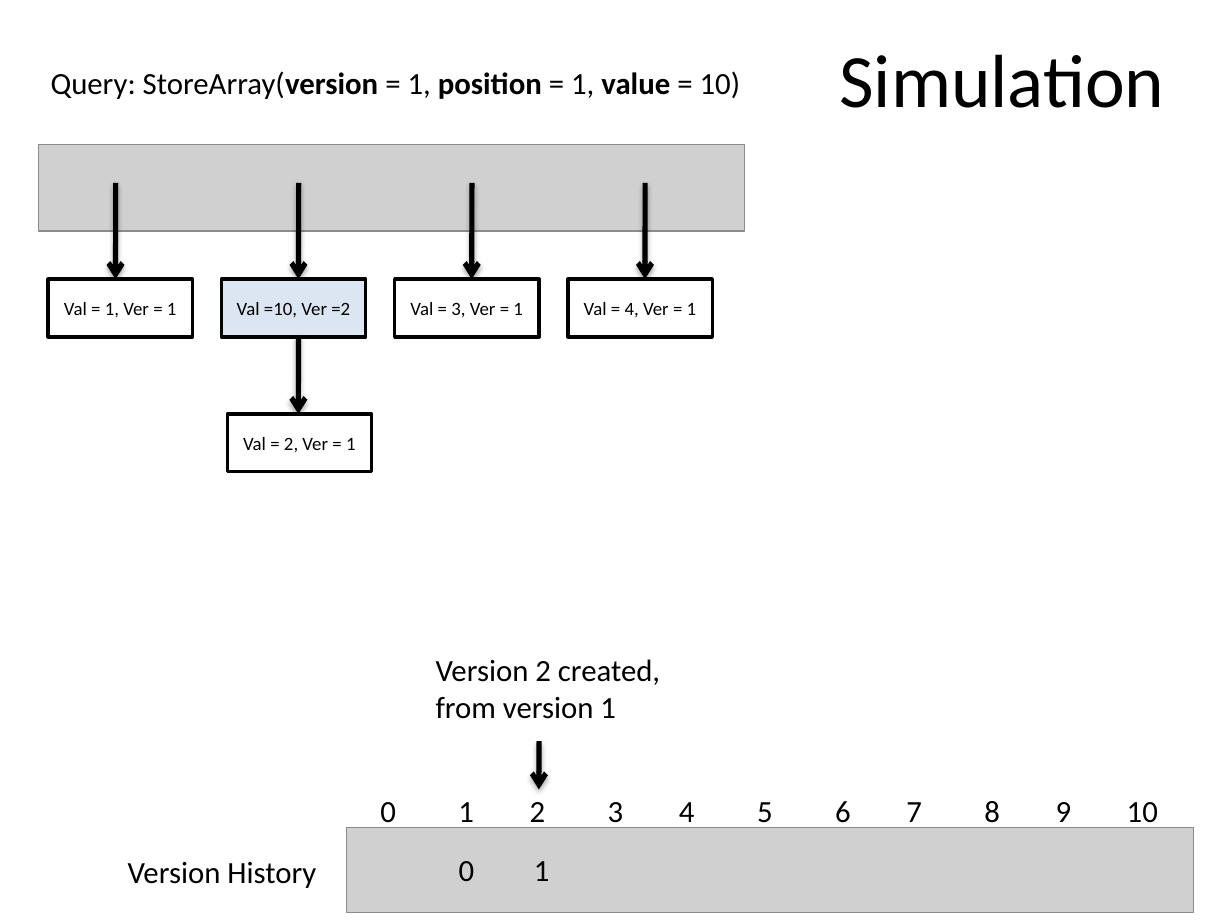
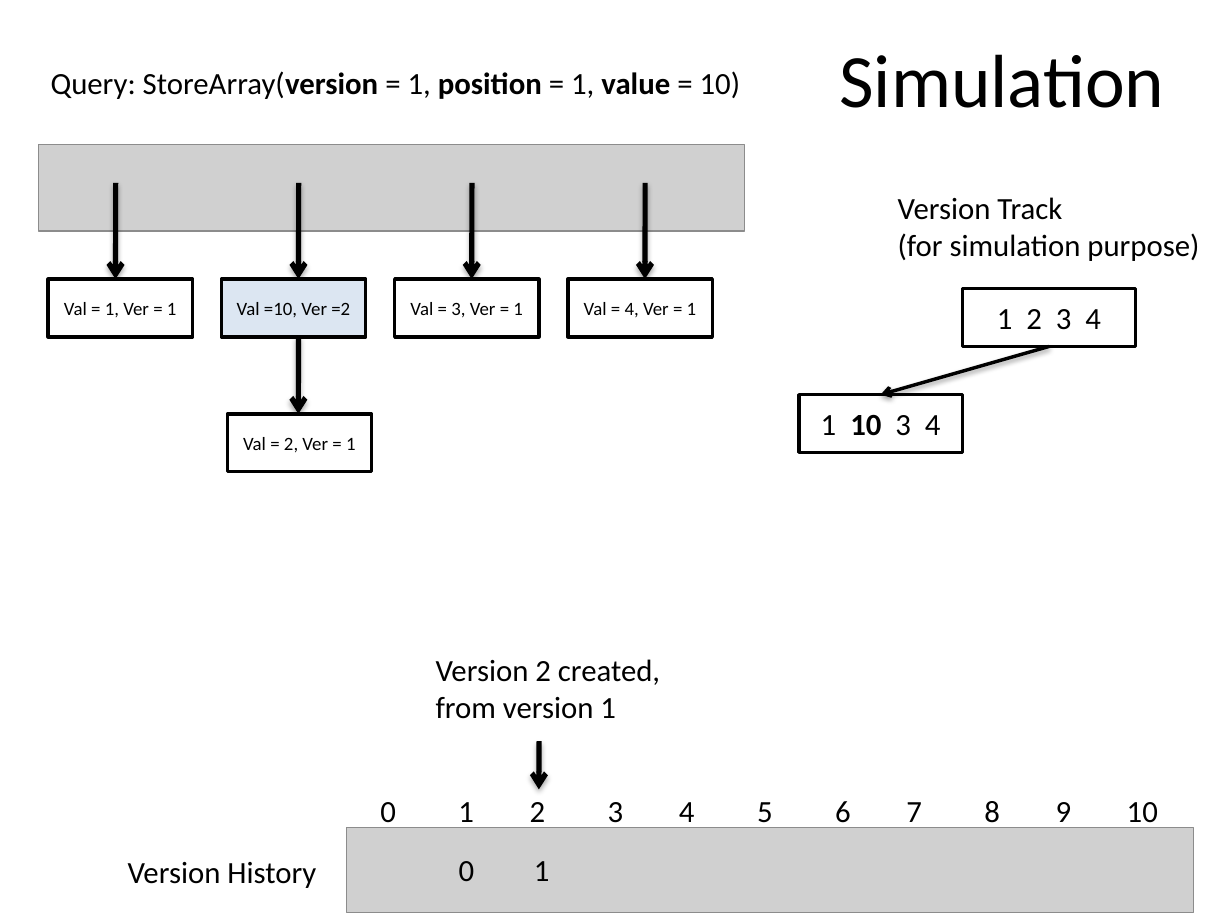
Before and after one commit to SirArthur7/PersistantDataStructure, a slide deck: slide 16 of Kanko/Persistent Array.pptx (slide 14 before the commit). Drawn at 1232x924 pixels with LibreOffice and Linux fonts; fonts in the diff are those of the drawing; grey boxes stand for pictures. Boxes give left, top, right and bottom in pixels: in the first picture for what was removed or moved away, otherwise in the second. Text is boxed around its words. In the diff, an @@ line names an element or a change of style, - is before the commit and + after.

```diff
--- a/Kanko/Persistent Array.pptx
+++ b/Kanko/Persistent Array.pptx
@@ text added at <box>898,197,1199,261</box>, 18 pt, text #000000 @@
+Version Track
+(for simulation purpose)
@@ rectangle added at <box>962,288,1136,346</box>, fill #FFFFFF, outline #000000 2 pt, 18 pt, text #000000 @@
+1 2 3 4
@@ arrow added from (1050, 346) to (881, 394), #000000 2 pt @@
@@ rectangle added at <box>798,394,962,452</box>, fill #FFFFFF, outline #000000 2 pt, 18 pt, text #000000 @@
+1 10 3 4
```
Also in this commit, not shown: 5 other slides changed, 6 slides added.
